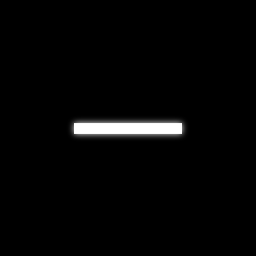
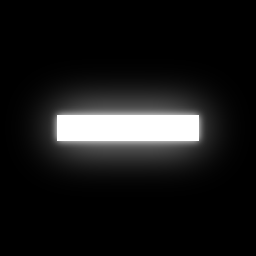
Layers edited between the first and the second 256 x 256 image:
added layer "Calque 2 copie 10" above "Calque 2 copie 6" over [15, 67, 241, 189]
added layer "Calque 2 copie 6" above "Calque 2 copie 5" over [15, 67, 241, 189]
added layer "Calque 2 copie 5" above "Calque 2 copie 4" over [48, 106, 208, 150]
added layer "Calque 2 copie 4" above "Calque 1 copie 2" over [57, 115, 199, 141]
added layer "Calque 1 copie 2" above "Calque 1 copie" over [15, 67, 241, 189]
hid "Calque 1 copie" over [15, 67, 241, 189]
